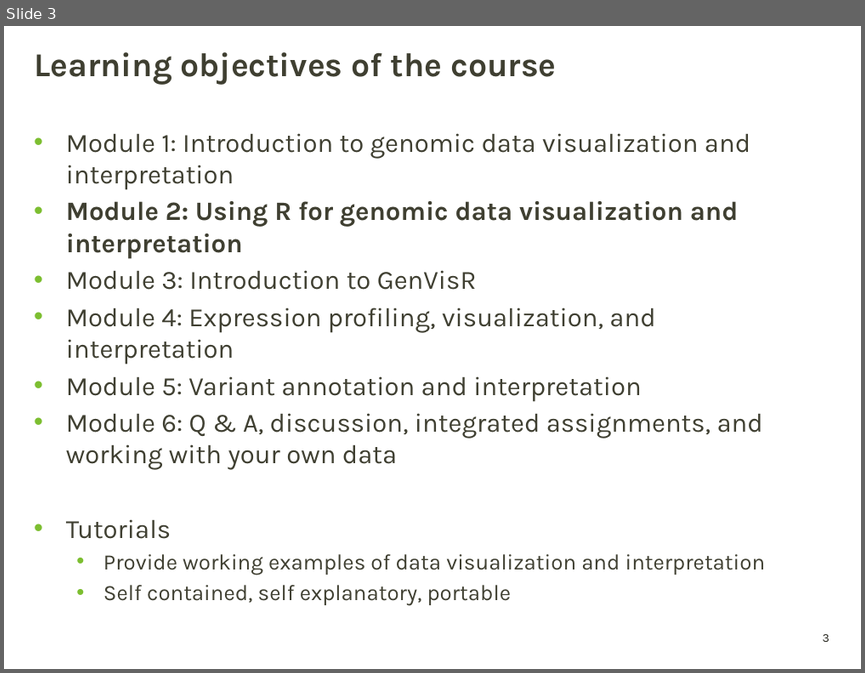
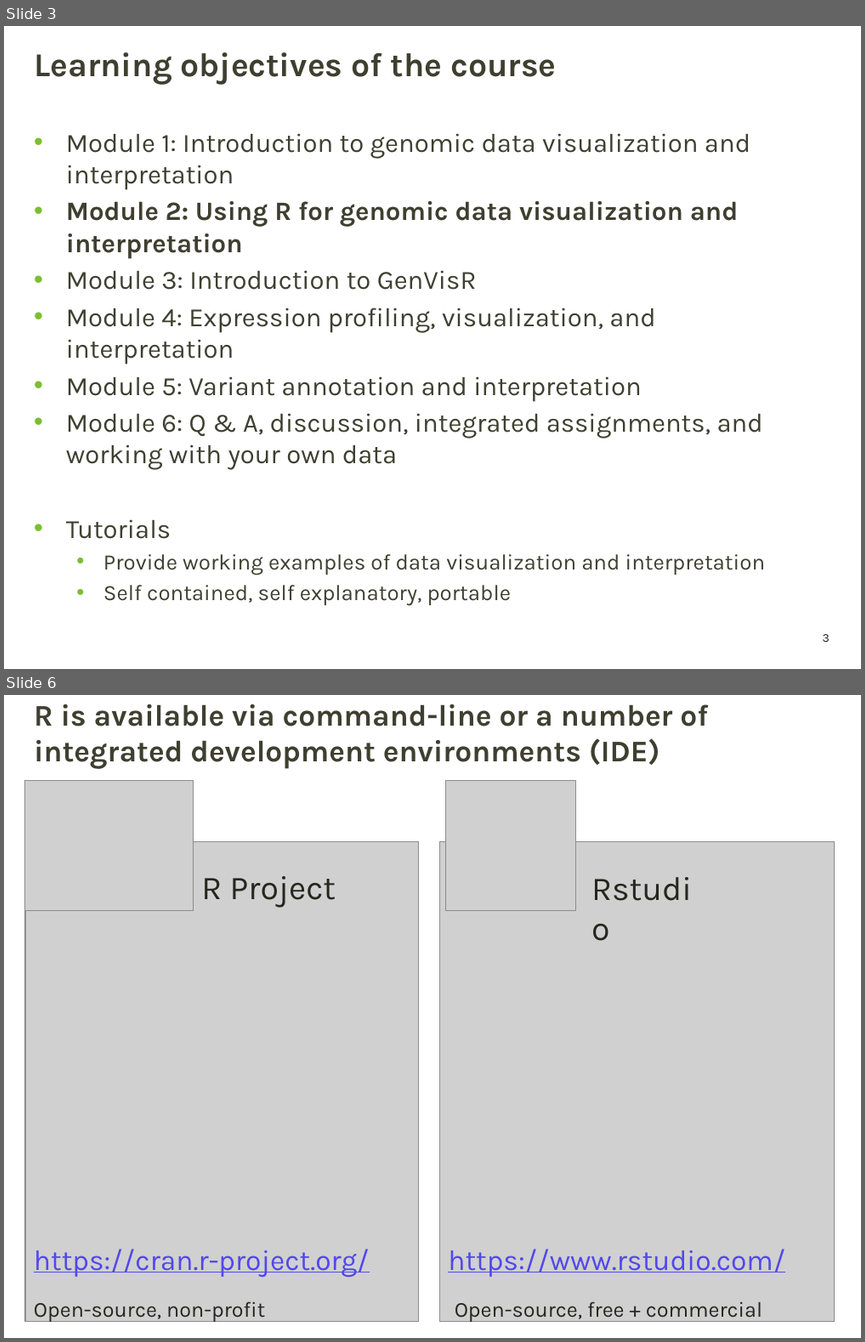
Before and after one commit to griffithlab/genviz.org, a slide deck: lectures/GenViz_Module2_Lecture.pptx. Shown one above the other, each under a label of ours: slide 3 before the commit, slides 3 and 6 after it; the slides between them are not shown. The pictures are 865x673 and 865x1342 pixels, drawn with LibreOffice and Linux fonts; fonts in the diff are those of the drawing; grey boxes stand for pictures; background and template pictures are left out. Boxes give left, top, right and bottom in pixels: in the first picture for what was removed or moved away, otherwise in the second. Text is boxed around its words. In the diff, an @@ line names an element or a change of style, - is before the commit and + after.

```diff
--- a/lectures/GenViz_Module2_Lecture.pptx
+++ b/lectures/GenViz_Module2_Lecture.pptx
@@ slide 6 added at (4,695,861,1338), background picture (left out); not listed: 1 template element that a slide beside it also shows @@
@@ title added at (34,704,708,769), 25.2 pt, text #3F3F32, bold @@
+R is available via command-line or a number of integrated development environments (IDE)
@@ picture added at (25,781,194,911) @@
@@ picture added at (446,781,576,911) @@
@@ picture added at (25,841,419,1321) @@
@@ picture added at (439,841,834,1321) @@
@@ text added at (583,862,713,911), 28 pt, text #26261E @@
+Rstudio
@@ text added at (201,876,336,907), 28 pt, text #26261E @@
+R Project
@@ text added at (34,1248,370,1276), 24 pt, text #5148EB, underline @@
+https://cran.r-project.org/
@@ text added at (448,1248,785,1276), 24 pt, text #5148EB, underline @@
+https://www.rstudio.com/
@@ text added at (34,1301,265,1322), 18 pt, text #26261E @@
+Open-source, non-profit
@@ text added at (454,1301,762,1322), 18 pt, text #26261E @@
+Open-source, free + commercial
```
Also in this commit, not shown: 1 slide changed, 23 other slides added, 2 other files.
